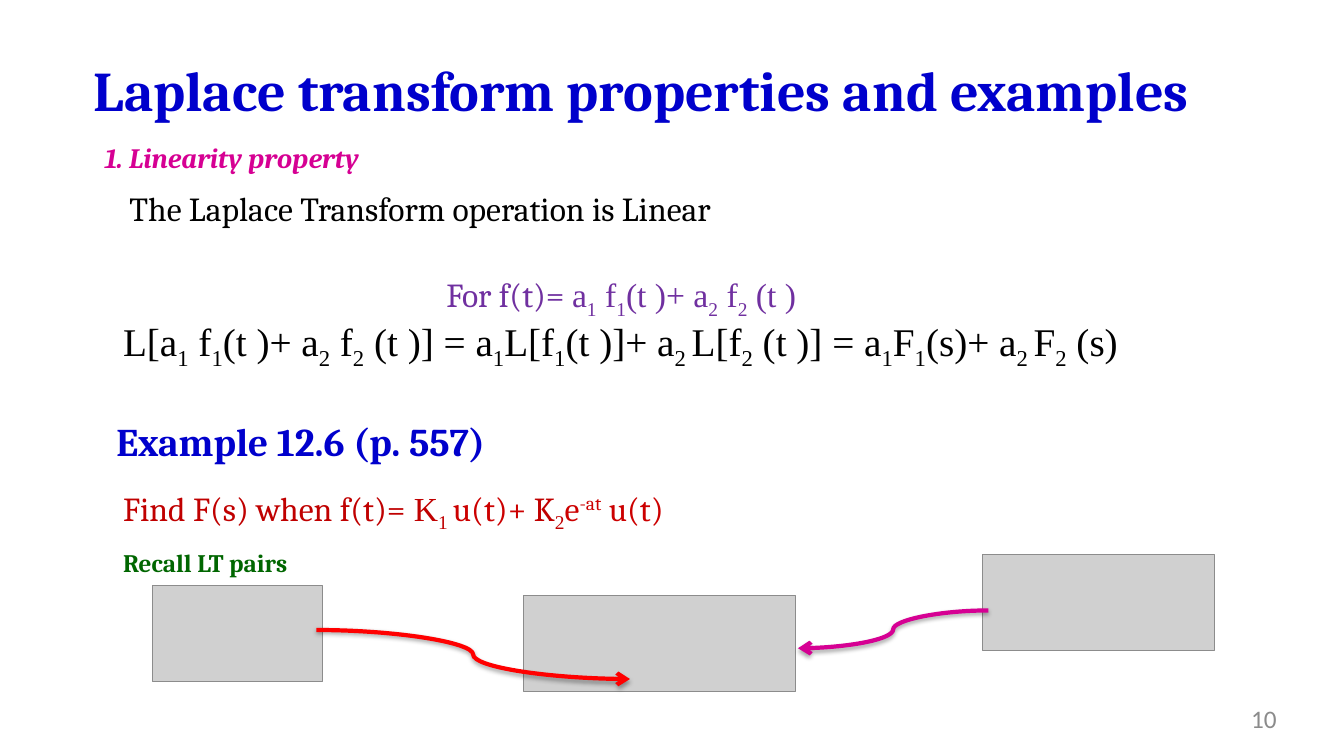
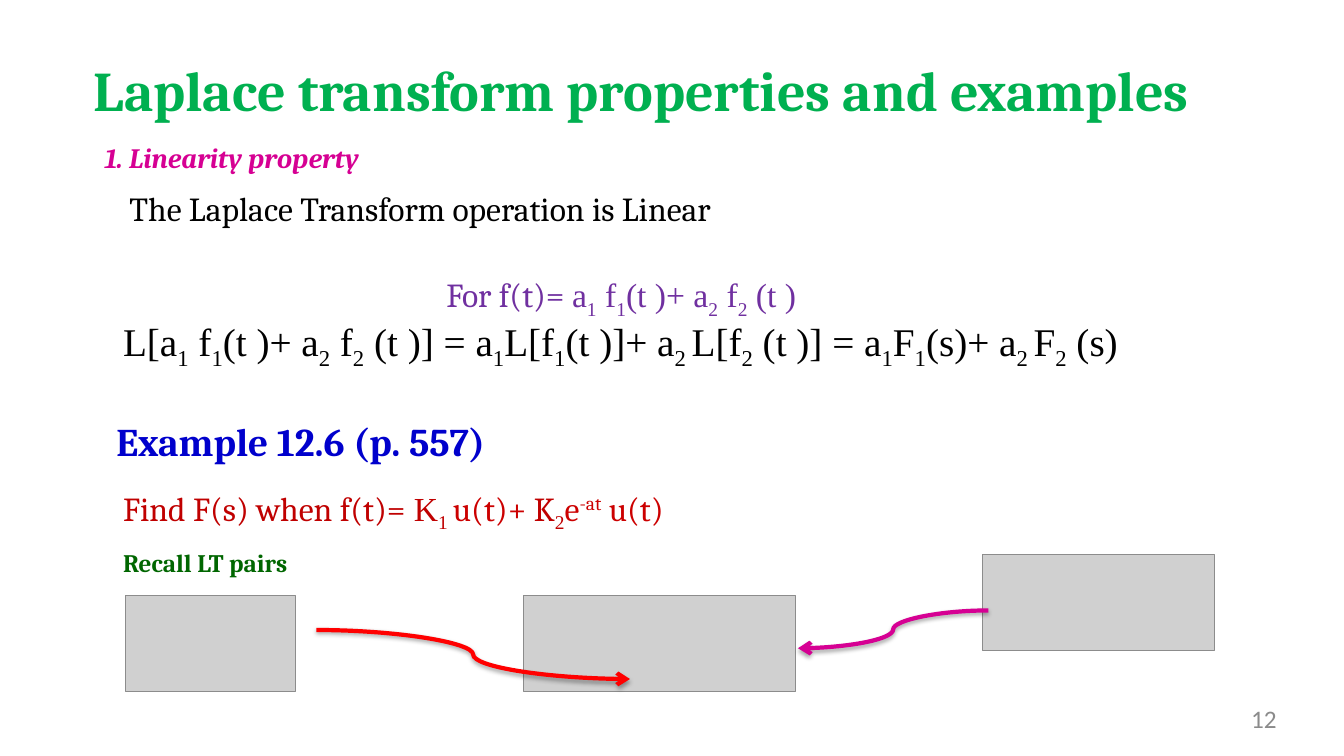
Before and after one commit to salmanrazzaq1993/AUM-WORK, a slide deck: slide 12 of PP WORK/Instructor Version/Week 2/Week 2 lecture 2 LT.pptx (slide 10 before the commit). Drawn at 1344x756 pixels with LibreOffice and Linux fonts; fonts in the diff are those of the drawing; grey boxes stand for pictures; background and template pictures are left out. Boxes give left, top, right and bottom in pixels: in the first picture for what was removed or moved away, otherwise in the second. Text is boxed around its words. In the diff, an @@ line names an element or a change of style, - is before the commit and + after.

```diff
--- a/PP WORK/Instructor Version/Week 2/Week 2 lecture 2 LT.pptx
+++ b/PP WORK/Instructor Version/Week 2/Week 2 lecture 2 LT.pptx
@@ text "Laplace transform properties and examples" at (x1=94, y1=71, x2=1188, y2=123): text colour #0000CC to #00B050 @@
@@ picture moved from (x1=152, y1=586, x2=323, y2=682) to (x1=126, y1=596, x2=296, y2=692) @@
@@ page number at (x1=1251, y1=712, x2=1277, y2=728): text changed @@
-10
+12
```
Also in this commit, not shown: 9 other slides changed, 2 slides added.
